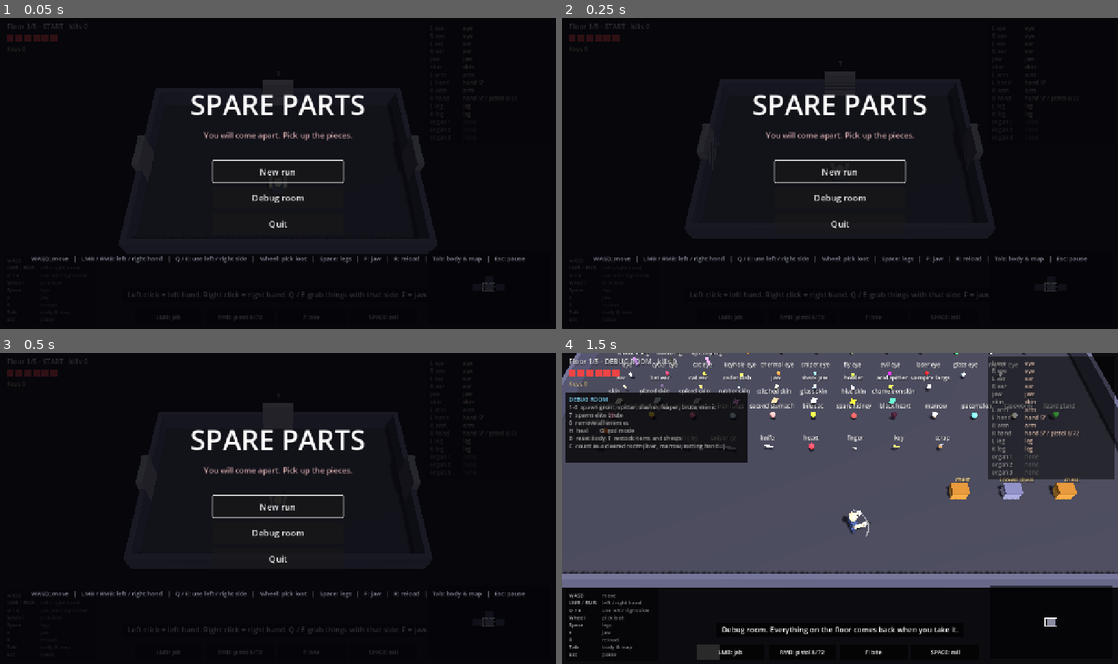
Above: before the commit, frames 1-4 (two rows, left to right).
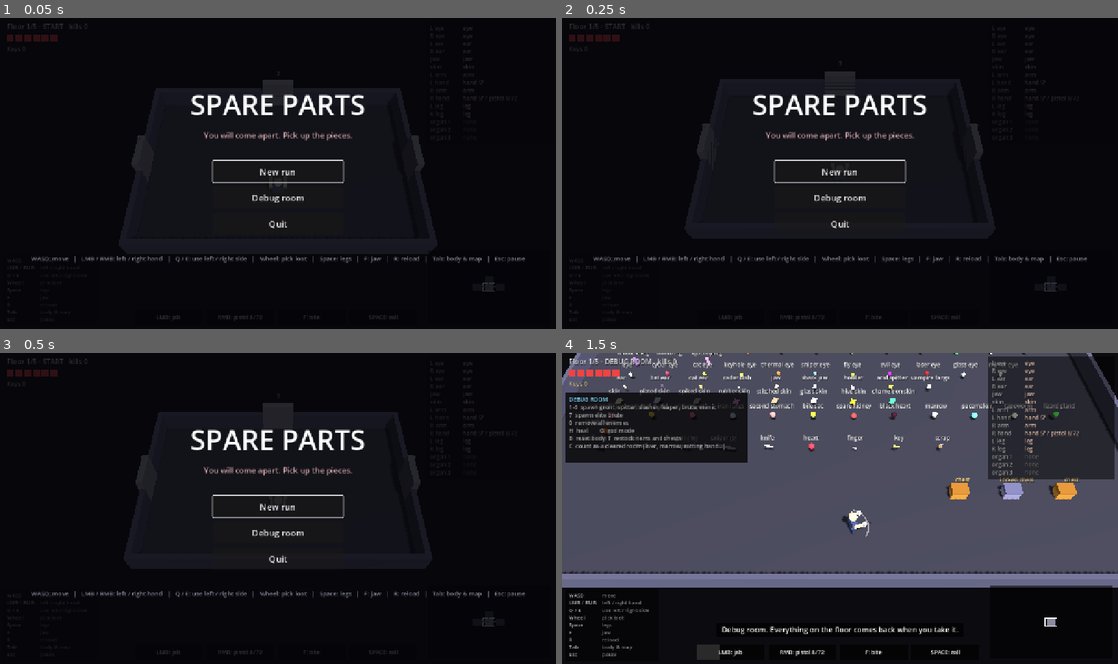
Above: after the commit, the same moments.

Repository: tellmemoree/body-part
Game: Godot game, scene res://main.tscn
Same seed, same stepped clock (60 frames per second), same inputs: the game is played once before the commit and once after it.
Inputs (mouse positions are in pixels of both pictures, inside the frame that each line leads up to):
- Up to frame 1 (0.05 s): no input
- Up to frame 2 (0.25 s): no input
- Up to frame 3 (0.5 s): no input
- Up to frame 4 (1.5 s): click "Debug room" at 0.5 s; tap Enter at 1.25 s; move the mouse to (962, 492) at 1.27 s; hold D from 1.28 s (still down); tap R at 1.35 s; click (962, 492) at 1.42 s

The runs differ from the first frame. In frame 1, 0.2% of the frame differs, in the area x 23-77%, y 87-91%; in frame 2, 0.2%; in frame 3, 0.2%; in frame 4, nothing differs.

Commit message:
Drop the start-of-run tutorial message; the controls list covers it
Co-Authored-By: Claude Opus 5.5 <noreply@anthropic.com>
Claude-Session: https://claude.ai/code/session_013LDWeWEy6b5fJfi1iTsboi

Diff:
--- a/src/game.gd
+++ b/src/game.gd
@@ -386,7 +386,6 @@
 	won = false
 	room = {}
 	world.next_floor()
-	say("Left click = left hand. Right click = right hand. Q / E grab things with that side. F = jaw.", 7.0)
 
 func update(dt: float) -> void:
 	time += dt
